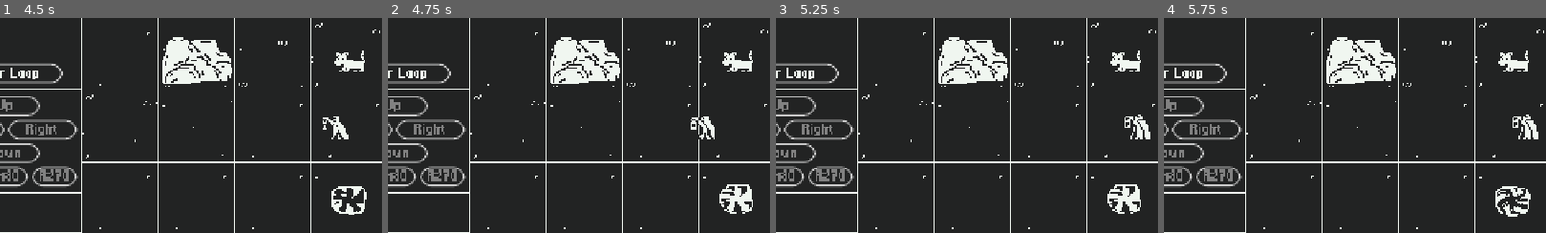
Above: before the commit, frames 1-4 (left to right).
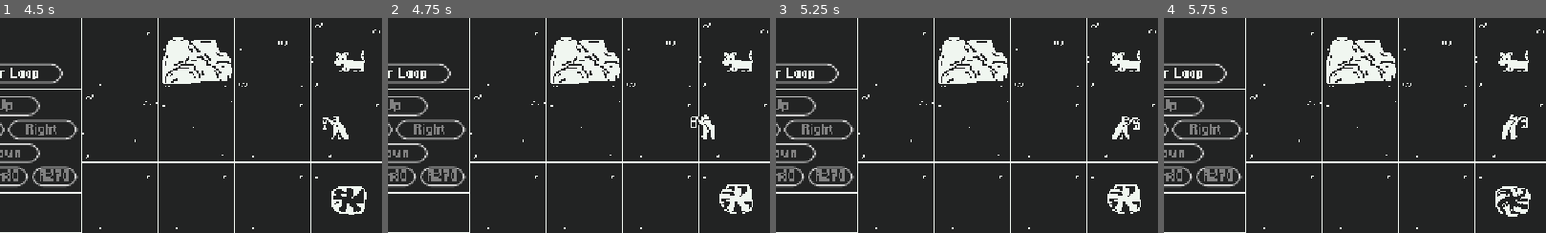
Above: after the commit, the same moments.

Repository: hutnerr/gmtk-jam-2025
Game: Godot game, scene res://00_main/Main.tscn
Same seed, same stepped clock (60 frames per second), same inputs: the game is played once before the commit and once after it. Sound files missing from this copy of the repository are replaced by a short silence.
Inputs:
- Up to frame 1 (4.5 s): click "Play" at 0.5 s; click "Up" at 1.25 s; click "Clear Loop" at 2 s; click "Left" at 2.75 s; click "Right" at 3.5 s; click "Run Loop" at 4.25 s
- Up to frame 2 (4.75 s): no input
- Up to frame 3 (5.25 s): click "Stop" at 5 s
- Up to frame 4 (5.75 s): no input
The pictures show only the part of the screen within x 9-59%, y 50-100%; the shares and areas given below are measured in that part.

Frame 1 is identical in both runs. In frame 2, 0.2% of the frame differs, in the area x 79-86%, y 44-57%; in frame 3, 0.6%; in frame 4, 0.6%, in the area x 88-98%, y 44-57%.

Commit message:
Fixed animations (again)

Diff:
--- a/03_objects/player/player.tscn
+++ b/03_objects/player/player.tscn
@@ -241,10 +241,10 @@
 tracks/0/interp = 1
 tracks/0/loop_wrap = true
 tracks/0/keys = {
-"times": PackedFloat32Array(0, 1),
-"transitions": PackedFloat32Array(1, 1),
-"update": 1,
-"values": [&"walk", &"idleLantern"]
+"times": PackedFloat32Array(0),
+"transitions": PackedFloat32Array(1),
+"update": 1,
+"values": [&"walk"]
 }
 tracks/1/type = "value"
 tracks/1/imported = false
@@ -277,10 +277,10 @@
 tracks/3/interp = 1
 tracks/3/loop_wrap = true
 tracks/3/keys = {
-"times": PackedFloat32Array(0, 0.1, 0.2, 0.3, 0.4, 0.5, 0.6, 0.7, 0.8, 0.9, 1),
-"transitions": PackedFloat32Array(1, 1, 1, 1, 1, 1, 1, 1, 1, 1, 1),
-"update": 1,
-"values": [0, 1, 2, 3, 4, 5, 6, 7, 0, 1, 2]
+"times": PackedFloat32Array(0, 0.125, 0.25, 0.375, 0.5, 0.625, 0.75, 0.875),
+"transitions": PackedFloat32Array(1, 1, 1, 1, 1, 1, 1, 1),
+"update": 1,
+"values": [0, 1, 2, 3, 4, 5, 6, 7]
 }
 
 [sub_resource type="Animation" id="Animation_kmyf5"]
@@ -292,10 +292,10 @@
 tracks/0/interp = 1
 tracks/0/loop_wrap = true
 tracks/0/keys = {
-"times": PackedFloat32Array(0, 1),
-"transitions": PackedFloat32Array(1, 1),
-"update": 1,
-"values": [&"walk", &"idleLantern"]
+"times": PackedFloat32Array(0),
+"transitions": PackedFloat32Array(1),
+"update": 1,
+"values": [&"walk"]
 }
 tracks/1/type = "value"
 tracks/1/imported = false
@@ -328,10 +328,10 @@
 tracks/3/interp = 1
 tracks/3/loop_wrap = true
 tracks/3/keys = {
-"times": PackedFloat32Array(0, 0.1, 0.2, 0.3, 0.4, 0.5, 0.6, 0.7, 0.8, 0.9, 1),
-"transitions": PackedFloat32Array(1, 1, 1, 1, 1, 1, 1, 1, 1, 1, 1),
-"update": 1,
-"values": [0, 1, 2, 3, 4, 5, 6, 7, 0, 1, 2]
+"times": PackedFloat32Array(0, 0.125, 0.25, 0.375, 0.5, 0.625, 0.75, 0.875),
+"transitions": PackedFloat32Array(1, 1, 1, 1, 1, 1, 1, 1),
+"update": 1,
+"values": [0, 1, 2, 3, 4, 5, 6, 7]
 }
 
 [sub_resource type="Animation" id="Animation_ocqos"]
@@ -343,10 +343,10 @@
 tracks/0/interp = 1
 tracks/0/loop_wrap = true
 tracks/0/keys = {
-"times": PackedFloat32Array(0, 1),
-"transitions": PackedFloat32Array(1, 1),
-"update": 1,
-"values": [&"walk", &"idleLantern"]
+"times": PackedFloat32Array(0),
+"transitions": PackedFloat32Array(1),
+"update": 1,
+"values": [&"walk"]
 }
 tracks/1/type = "value"
 tracks/1/imported = false
@@ -379,14 +379,15 @@
 tracks/3/interp = 1
 tracks/3/loop_wrap = true
 tracks/3/keys = {
-"times": PackedFloat32Array(0, 0.1, 0.2, 0.3, 0.4, 0.5, 0.6, 0.7, 0.8, 0.9, 1),
-"transitions": PackedFloat32Array(1, 1, 1, 1, 1, 1, 1, 1, 1, 1, 1),
-"update": 1,
-"values": [0, 1, 2, 3, 4, 5, 6, 7, 0, 1, 2]
+"times": PackedFloat32Array(0, 0.125, 0.25, 0.375, 0.5, 0.625, 0.75, 0.875),
+"transitions": PackedFloat32Array(1, 1, 1, 1, 1, 1, 1, 1),
+"update": 1,
+"values": [0, 1, 2, 3, 4, 5, 6, 7]
 }
 
 [sub_resource type="Animation" id="Animation_o2y61"]
 resource_name = "Nonchalant Move Up"
+step = 0.125
 tracks/0/type = "value"
 tracks/0/imported = false
 tracks/0/enabled = true
@@ -394,10 +395,10 @@
 tracks/0/interp = 1
 tracks/0/loop_wrap = true
 tracks/0/keys = {
-"times": PackedFloat32Array(0, 1),
-"transitions": PackedFloat32Array(1, 1),
-"update": 1,
-"values": [&"walk", &"idleLantern"]
+"times": PackedFloat32Array(0),
+"transitions": PackedFloat32Array(1),
+"update": 1,
+"values": [&"walk"]
 }
 tracks/1/type = "value"
 tracks/1/imported = false
@@ -430,17 +431,17 @@
 tracks/3/interp = 1
 tracks/3/loop_wrap = true
 tracks/3/keys = {
-"times": PackedFloat32Array(0, 0.1, 0.2, 0.3, 0.4, 0.5, 0.6, 0.7, 0.8, 0.9, 1),
-"transitions": PackedFloat32Array(1, 1, 1, 1, 1, 1, 1, 1, 1, 1, 1),
-"update": 1,
-"values": [0, 1, 2, 3, 4, 5, 6, 7, 0, 1, 2]
+"times": PackedFloat32Array(0, 0.125, 0.25, 0.375, 0.5, 0.625, 0.75, 0.875),
+"transitions": PackedFloat32Array(1, 1, 1, 1, 1, 1, 1, 1),
+"update": 1,
+"values": [0, 1, 2, 3, 4, 5, 6, 7]
 }
 
 [sub_resource type="Animation" id="Animation_dn2r7"]
 length = 0.001
 tracks/0/type = "value"
 tracks/0/imported = false
-tracks/0/enabled = true
+tracks/0/enabled = false
 tracks/0/path = NodePath(".:animation")
 tracks/0/interp = 1
 tracks/0/loop_wrap = true
@@ -476,7 +477,7 @@
 }
 tracks/3/type = "value"
 tracks/3/imported = false
-tracks/3/enabled = false
+tracks/3/enabled = true
 tracks/3/path = NodePath(".:flip_h")
 tracks/3/interp = 1
 tracks/3/loop_wrap = true
@@ -702,7 +703,7 @@
 [node name="AnimatedSprite2D" type="AnimatedSprite2D" parent="."]
 position = Vector2(6, -6)
 sprite_frames = SubResource("SpriteFrames_u1fcw")
-animation = &"idleLantern"
+animation = &"walk"
 autoplay = "idleLantern"
 
 [node name="Area2D" type="Area2D" parent="AnimatedSprite2D"]
